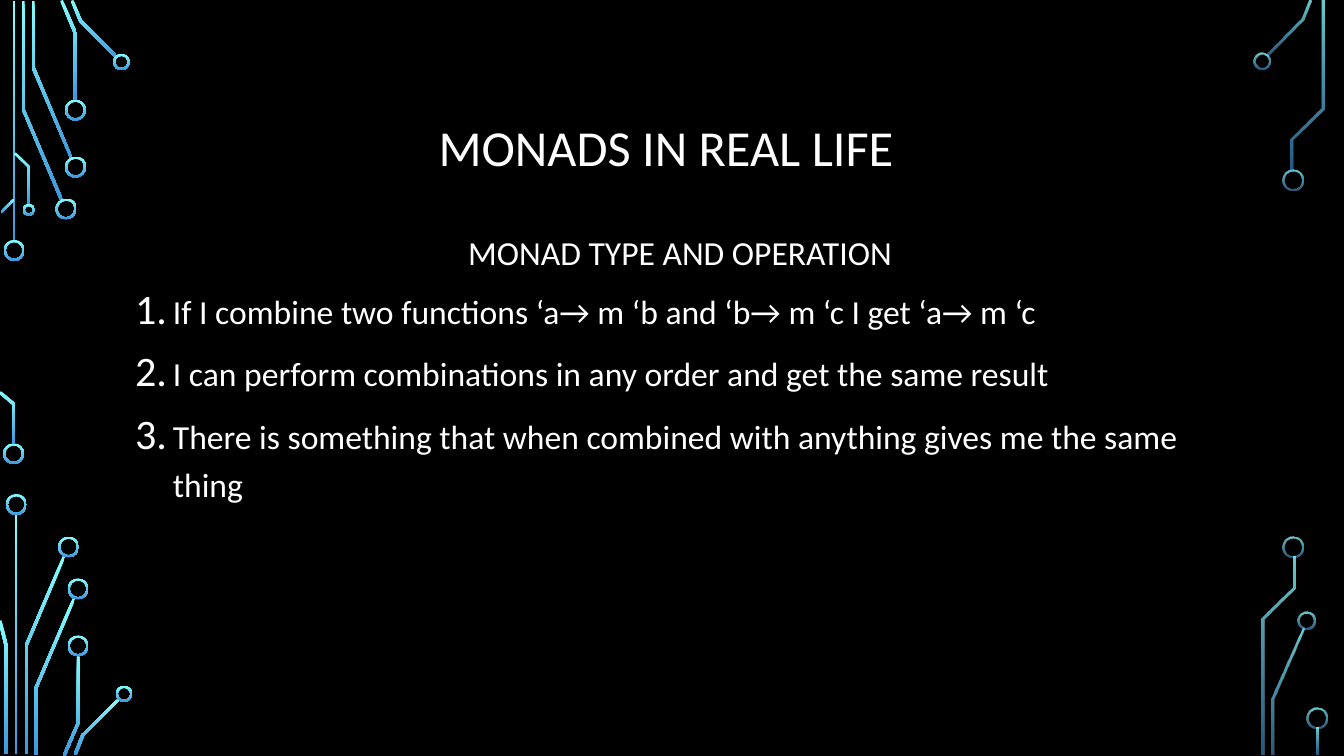
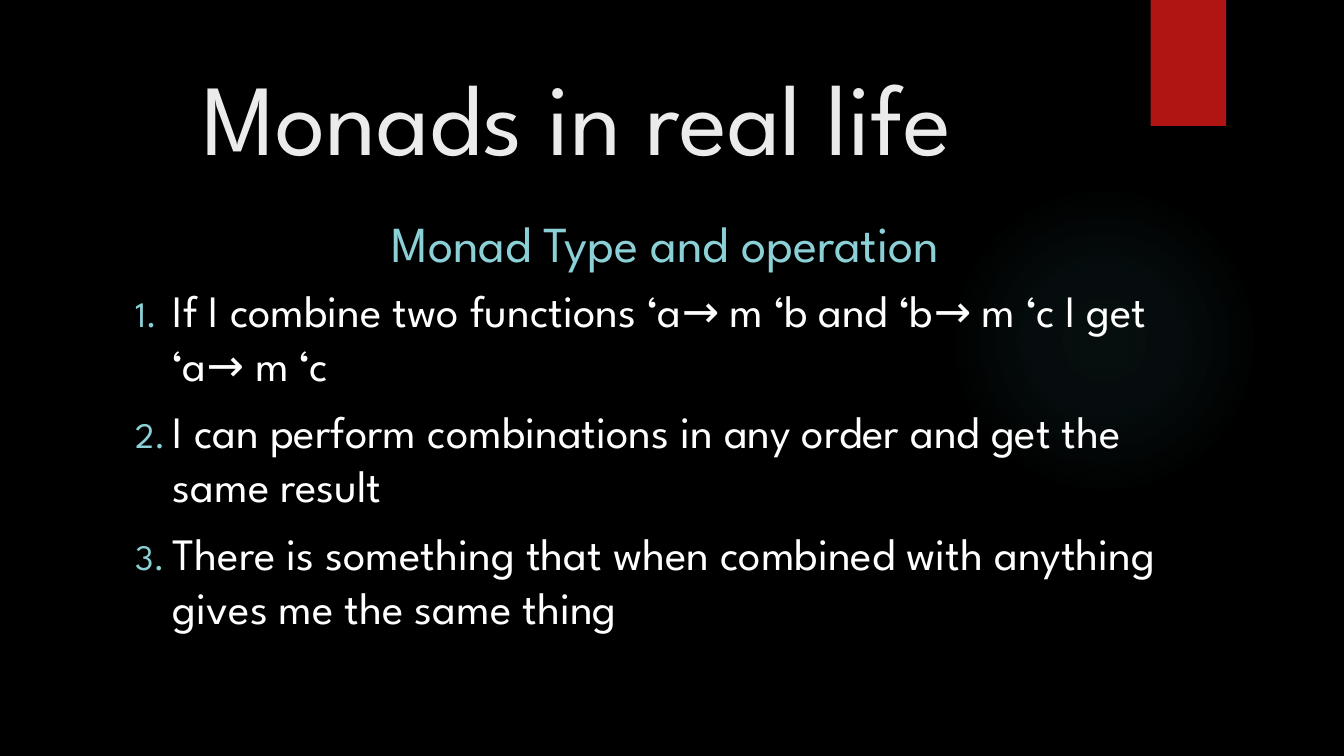
Before and after one commit to daleardi/roptalk, a slide deck: slide 12 of Monadic Error Handling Final.pptx. Drawn at 1344x756 pixels with LibreOffice and Linux fonts; fonts in the diff are those of the drawing; background and template pictures are left out. Boxes give left, top, right and bottom in pixels: in the first picture for what was removed or moved away, otherwise in the second. Text is boxed around its words. In the diff, an @@ line names an element or a change of style, - is before the commit and + after.

Commit message:
changed font size

```diff
--- a/Monadic Error Handling Final.pptx
+++ b/Monadic Error Handling Final.pptx
@@ rectangle added at bbox=[1150, 0, 1226, 126], fill #B01513 @@
@@ title "Monads in real life" at bbox=[202, 84, 952, 157]: vertical alignment middle to top @@
@@ title at bbox=[202, 84, 952, 157]: text changed; size 36 to 72 pt; font Calibri to League Spartan; text colour #FFFFFF to #EBEBEB @@
-MONADS IN REAL LIFE
+Monads in real life
@@ ellipse added at bbox=[949, 185, 1259, 495], fill gradient #50B9C1 @@
@@ text at bbox=[391, 227, 939, 273]: text changed; size 24 to 36 pt; font Calibri to League Spartan; text colour #FFFFFF to #8AD0D6 @@
-MONAD TYPE AND OPERATION
+Monad Type and operation
@@ text "If I combine two functions ..." at bbox=[173, 295, 1156, 634]: size 24 to 32 pt, font Calibri to League Spartan; line spacing 1.2 to 1 @@
@@ group removed at bbox=[0, 0, 1328, 756]: 33 freeform shapes, 3 rectangles @@
```
Also in this commit, not shown: 40 other slides changed.
